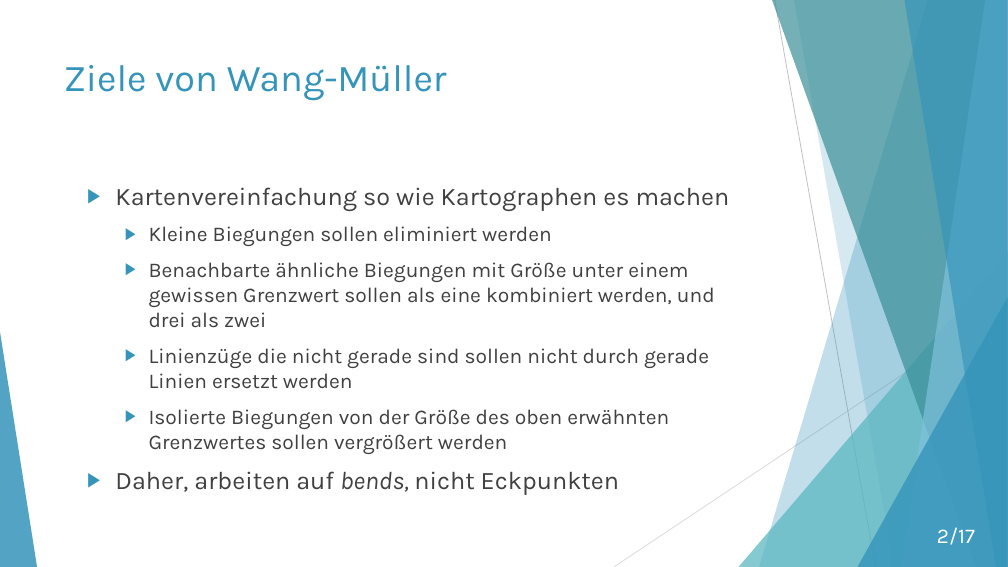
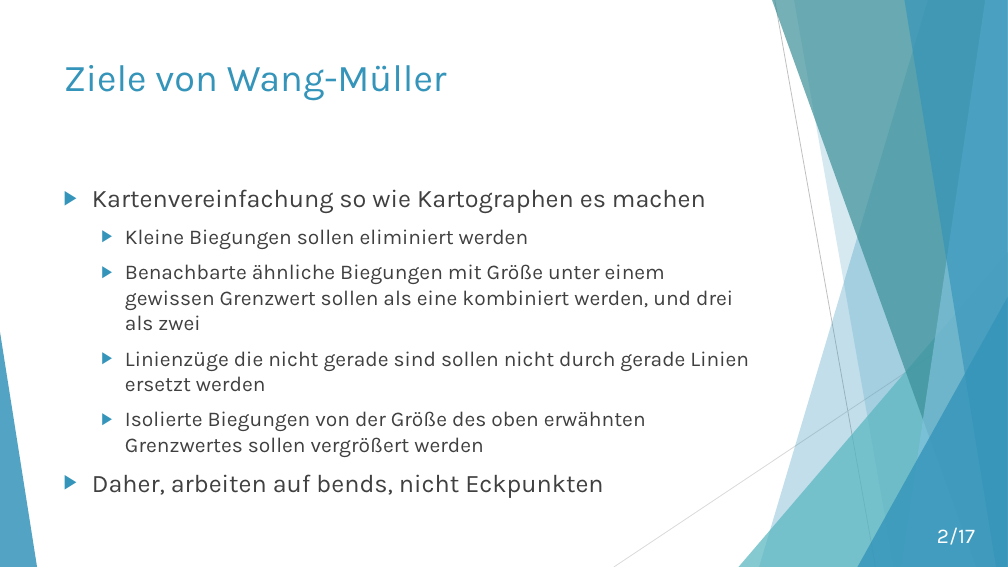
Before and after one commit to moritzhe/algokarto, a slide deck: slide 2 of Wang-Müller.pptx. Drawn at 1008x567 pixels with LibreOffice and Linux fonts; fonts in the diff are those of the drawing. Boxes give left, top, right and bottom in pixels: in the first picture for what was removed or moved away, otherwise in the second. Text is boxed around its words. In the diff, an @@ line names an element or a change of style, - is before the commit and + after.

```diff
--- a/Wang-Müller.pptx
+++ b/Wang-Müller.pptx
@@ text "Kartenvereinfachung so wie Kartographen es ...": place and size @@
-text "Kartenvereinfachung so wie Kartographen es ..." at bbox=[115, 187, 730, 495]
+text "Kartenvereinfachung so wie Kartographen es ..." at bbox=[92, 189, 748, 498]
@@ text at bbox=[92, 474, 603, 498]: italic off in "bends," @@
```
Also in this commit, not shown: 5 other slides changed.
